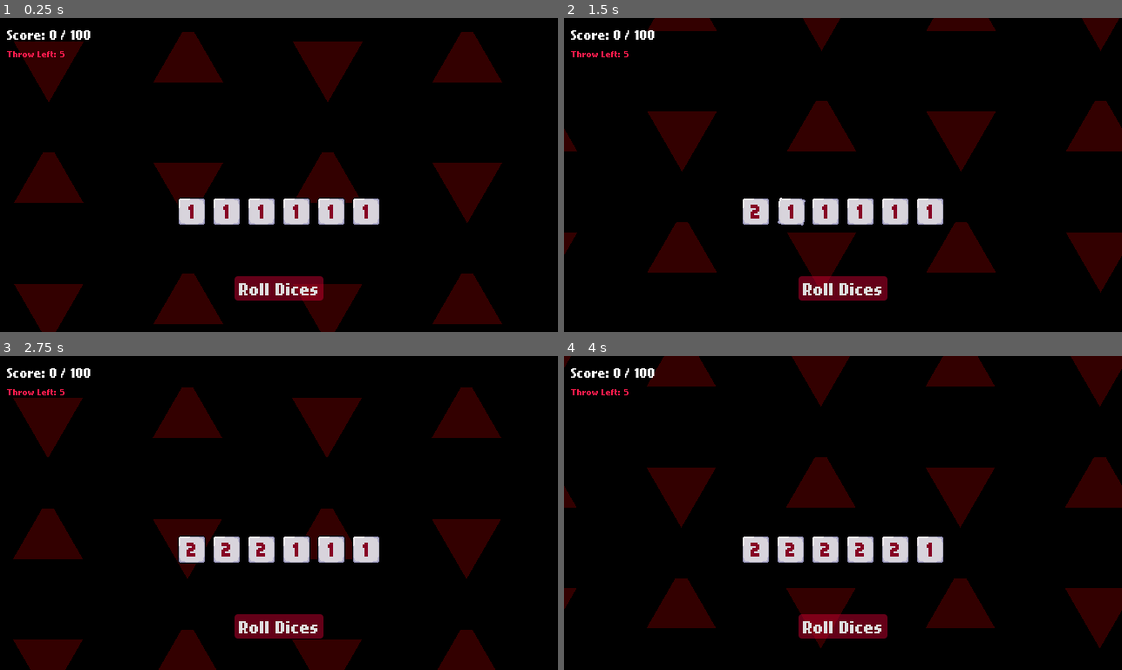
Above: before the commit, frames 1-4 (two rows, left to right).
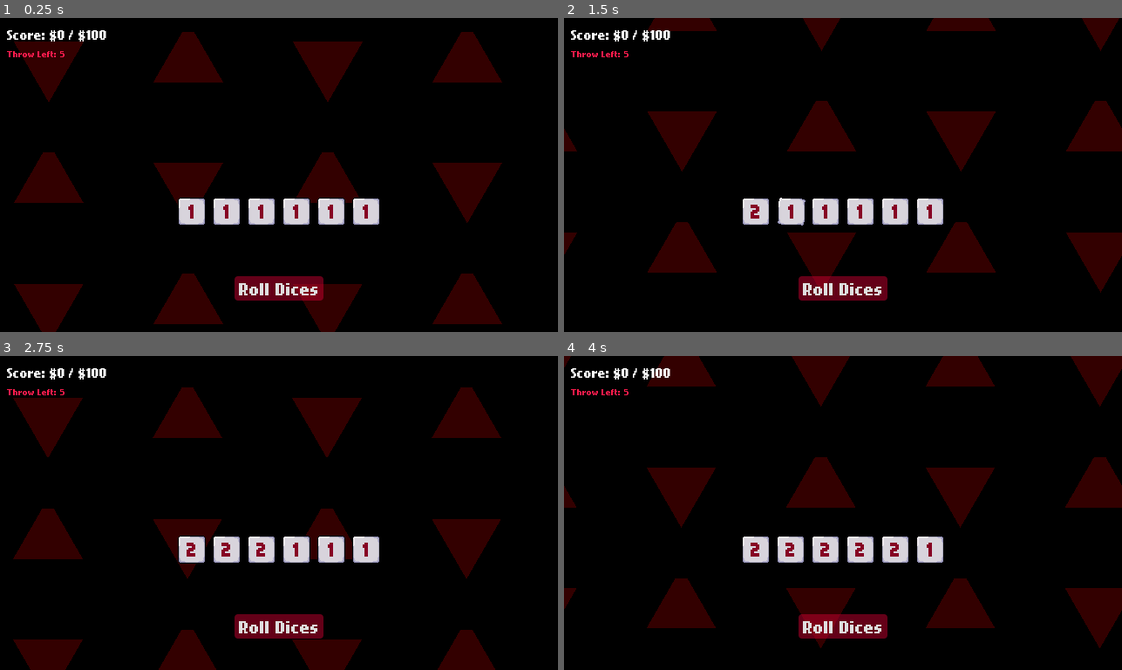
Above: after the commit, the same moments.

Repository: Neo-Ciber94/hell_dice_prototype
Game: Godot game, scene res://common/board/board.tscn
Two runs of this game, one before a commit and one after it. Both use one fixed random seed, a clock stepped at 60 frames per second and the inputs below.
Inputs (mouse positions are in pixels of both pictures, inside the frame that each line leads up to):
- Up to frame 1 (0.25 s): no input
- Up to frame 2 (1.5 s): click (753, 212) at 0.5 s; click (792, 212) at 1.25 s
- Up to frame 3 (2.75 s): click (262, 550) at 2 s
- Up to frame 4 (4 s): click (859, 550) at 2.75 s; click (893, 550) at 3.5 s

The runs differ from the first frame. In frame 1, 0.2% of the frame differs, in the area x 8-20%, y 3-8%; in frame 2, 0.2%; in frame 3, 0.2%; in frame 4, 0.2%.

Commit message:
Add selectable

Diff:
--- a/common/board/board.gd
+++ b/common/board/board.gd
@@ -171,7 +171,7 @@
 	current_score_timer.timeout.connect(func(): current_score_label.hide(), Object.CONNECT_ONE_SHOT)
 
 func _on_update_score(new_value: int) -> void:
-	score_label.text = "{current} / {target}".format({
+	score_label.text = "${current} / ${target}".format({
 		current = new_value,
 		target = target_score
 	})
--- a/common/board/board.tscn
+++ b/common/board/board.tscn
@@ -1,12 +1,91 @@
-[gd_scene load_steps=10 format=3 uid="uid://br52iykcd2vob"]
+[gd_scene load_steps=23 format=3 uid="uid://br52iykcd2vob"]
 
 [ext_resource type="PackedScene" uid="uid://ynjdjcukvk4c" path="res://common/dice/dice.tscn" id="1_con10"]
 [ext_resource type="Script" uid="uid://dd1d45l7ej470" path="res://common/board/board.gd" id="1_qo330"]
 [ext_resource type="PackedScene" uid="uid://ee5cl2bv8w0d" path="res://common/backgrounds/triangle_bg.tscn" id="2_gfbbj"]
-[ext_resource type="Resource" uid="uid://q266l778bqyl" path="res://common/dice/types/regular_dice.tres" id="4_2uu5o"]
+[ext_resource type="Script" uid="uid://c3x0hnkjatabx" path="res://common/dice/types/regular_dice.gd" id="3_sodj2"]
+[ext_resource type="Texture2D" uid="uid://bn06wbr3vqiie" path="res://common/dice/art/dices.png" id="4_2hp0k"]
 [ext_resource type="PackedScene" uid="uid://cjluvk3eo44bo" path="res://common/screens/game_over/game_over_screen.tscn" id="5_87ad3"]
 [ext_resource type="PackedScene" uid="uid://dh2lwt5tyi7q2" path="res://common/screens/win_screen/win_screen.tscn" id="6_7mm28"]
 [ext_resource type="PackedScene" uid="uid://cd83tm6vvulaw" path="res://common/screens/dice_selection_screen/dice_selection_screen.tscn" id="9_axvh3"]
+
+[sub_resource type="AtlasTexture" id="AtlasTexture_2hp0k"]
+atlas = ExtResource("4_2hp0k")
+region = Rect2(0, 0, 32, 32)
+
+[sub_resource type="Resource" id="Resource_axvh3"]
+resource_local_to_scene = true
+script = ExtResource("3_sodj2")
+dice_name = "Regular Dice"
+dice_description = "Just a regular dice"
+dice_texture = SubResource("AtlasTexture_2hp0k")
+dice_text_color = Color(0.5247766, 0.009047486, 0.1367926, 1)
+metadata/_custom_type_script = "uid://c3x0hnkjatabx"
+
+[sub_resource type="AtlasTexture" id="AtlasTexture_qmv3x"]
+atlas = ExtResource("4_2hp0k")
+region = Rect2(0, 0, 32, 32)
+
+[sub_resource type="Resource" id="Resource_a2o8v"]
+resource_local_to_scene = true
+script = ExtResource("3_sodj2")
+dice_name = "Regular Dice"
+dice_description = "Just a regular dice"
+dice_texture = SubResource("AtlasTexture_qmv3x")
+dice_text_color = Color(0.5247766, 0.009047486, 0.1367926, 1)
+metadata/_custom_type_script = "uid://c3x0hnkjatabx"
+
+[sub_resource type="AtlasTexture" id="AtlasTexture_kac7v"]
+atlas = ExtResource("4_2hp0k")
+region = Rect2(0, 0, 32, 32)
+
+[sub_resource type="Resource" id="Resource_3mkyq"]
+resource_local_to_scene = true
+script = ExtResource("3_sodj2")
+dice_name = "Regular Dice"
+dice_description = "Just a regular dice"
+dice_texture = SubResource("AtlasTexture_kac7v")
+dice_text_color = Color(0.5247766, 0.009047486, 0.1367926, 1)
+metadata/_custom_type_script = "uid://c3x0hnkjatabx"
+
+[sub_resource type="AtlasTexture" id="AtlasTexture_xmsvx"]
+atlas = ExtResource("4_2hp0k")
+region = Rect2(0, 0, 32, 32)
+
+[sub_resource type="Resource" id="Resource_fu3as"]
+resource_local_to_scene = true
+script = ExtResource("3_sodj2")
+dice_name = "Regular Dice"
+dice_description = "Just a regular dice"
+dice_texture = SubResource("AtlasTexture_xmsvx")
+dice_text_color = Color(0.5247766, 0.009047486, 0.1367926, 1)
+metadata/_custom_type_script = "uid://c3x0hnkjatabx"
+
+[sub_resource type="AtlasTexture" id="AtlasTexture_7hws1"]
+atlas = ExtResource("4_2hp0k")
+region = Rect2(0, 0, 32, 32)
+
+[sub_resource type="Resource" id="Resource_laywn"]
+resource_local_to_scene = true
+script = ExtResource("3_sodj2")
+dice_name = "Regular Dice"
+dice_description = "Just a regular dice"
+dice_texture = SubResource("AtlasTexture_7hws1")
+dice_text_color = Color(0.5247766, 0.009047486, 0.1367926, 1)
+metadata/_custom_type_script = "uid://c3x0hnkjatabx"
+
+[sub_resource type="AtlasTexture" id="AtlasTexture_30y31"]
+atlas = ExtResource("4_2hp0k")
+region = Rect2(0, 0, 32, 32)
+
+[sub_resource type="Resource" id="Resource_xfj07"]
+resource_local_to_scene = true
+script = ExtResource("3_sodj2")
+dice_name = "Regular Dice"
+dice_description = "Just a regular dice"
+dice_texture = SubResource("AtlasTexture_30y31")
+dice_text_color = Color(0.5247766, 0.009047486, 0.1367926, 1)
+metadata/_custom_type_script = "uid://c3x0hnkjatabx"
 
 [sub_resource type="StyleBoxFlat" id="StyleBoxFlat_gfbbj"]
 bg_color = Color(0.78818816, 0, 0.1897483, 0.5)
@@ -68,7 +147,7 @@
 layout_mode = 2
 theme_override_font_sizes/normal_font_size = 24
 bbcode_enabled = true
-text = "0 / 999"
+text = "$0 / $999"
 fit_content = true
 autowrap_mode = 0
 
@@ -122,27 +201,27 @@
 
 [node name="Dice1" parent="MarginContainer/VBoxContainer/CenterContainer/DiceContainer" instance=ExtResource("1_con10")]
 layout_mode = 2
-behaviour = ExtResource("4_2uu5o")
+behaviour = SubResource("Resource_axvh3")
 
 [node name="Dice2" parent="MarginContainer/VBoxContainer/CenterContainer/DiceContainer" instance=ExtResource("1_con10")]
 layout_mode = 2
-behaviour = ExtResource("4_2uu5o")
+behaviour = SubResource("Resource_a2o8v")
 
 [node name="Dice3" parent="MarginContainer/VBoxContainer/CenterContainer/DiceContainer" instance=ExtResource("1_con10")]
 layout_mode = 2
-behaviour = ExtResource("4_2uu5o")
+behaviour = SubResource("Resource_3mkyq")
 
 [node name="Dice4" parent="MarginContainer/VBoxContainer/CenterContainer/DiceContainer" instance=ExtResource("1_con10")]
 layout_mode = 2
-behaviour = ExtResource("4_2uu5o")
+behaviour = SubResource("Resource_fu3as")
 
 [node name="Dice5" parent="MarginContainer/VBoxContainer/CenterContainer/DiceContainer" instance=ExtResource("1_con10")]
 layout_mode = 2
-behaviour = ExtResource("4_2uu5o")
+behaviour = SubResource("Resource_laywn")
 
 [node name="Dice6" parent="MarginContainer/VBoxContainer/CenterContainer/DiceContainer" instance=ExtResource("1_con10")]
 layout_mode = 2
-behaviour = ExtResource("4_2uu5o")
+behaviour = SubResource("Resource_xfj07")
 
 [node name="MarginContainer" type="MarginContainer" parent="MarginContainer/VBoxContainer"]
 layout_mode = 2
--- a/common/dice/dice_behaviour.gd
+++ b/common/dice/dice_behaviour.gd
@@ -11,9 +11,11 @@
 @export_group("General")
 @export var dice_name: String;
 @export_multiline var dice_description: String;
-
 @export var dice_texture: Texture2D;
 @export var dice_text_color: Color = Color.from_string("#860223", Color.DARK_RED)
+
+@export_group("Selectable")
+@export var is_selectable: bool = true;
 
 @abstract
 func get_dice_sides() -> Array[DiceSide];
--- a/common/dice/types/regular_dice.tres
+++ b/common/dice/types/regular_dice.tres
@@ -14,4 +14,5 @@
 dice_description = "Just a regular dice"
 dice_texture = SubResource("AtlasTexture_xvm70")
 dice_text_color = Color(0.5247766, 0.009047486, 0.1367926, 1)
+is_selectable = false
 metadata/_custom_type_script = "uid://c3x0hnkjatabx"
